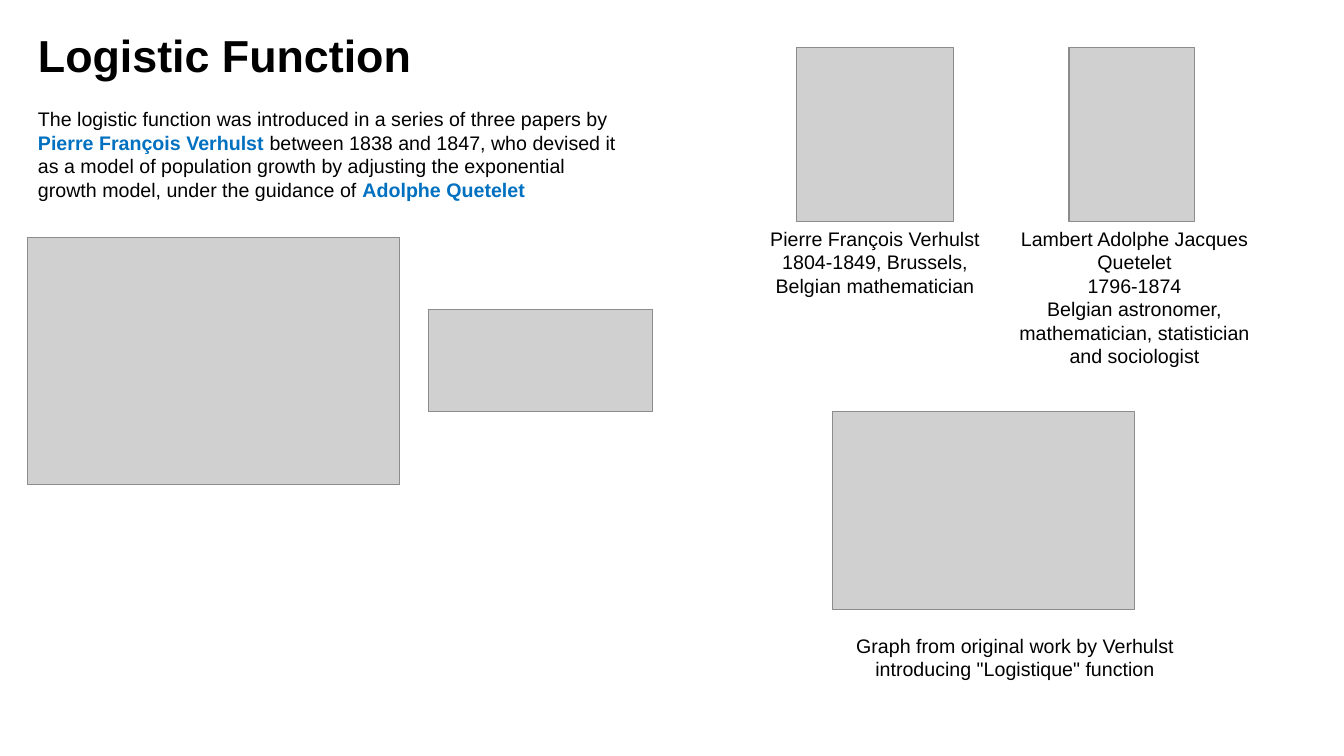
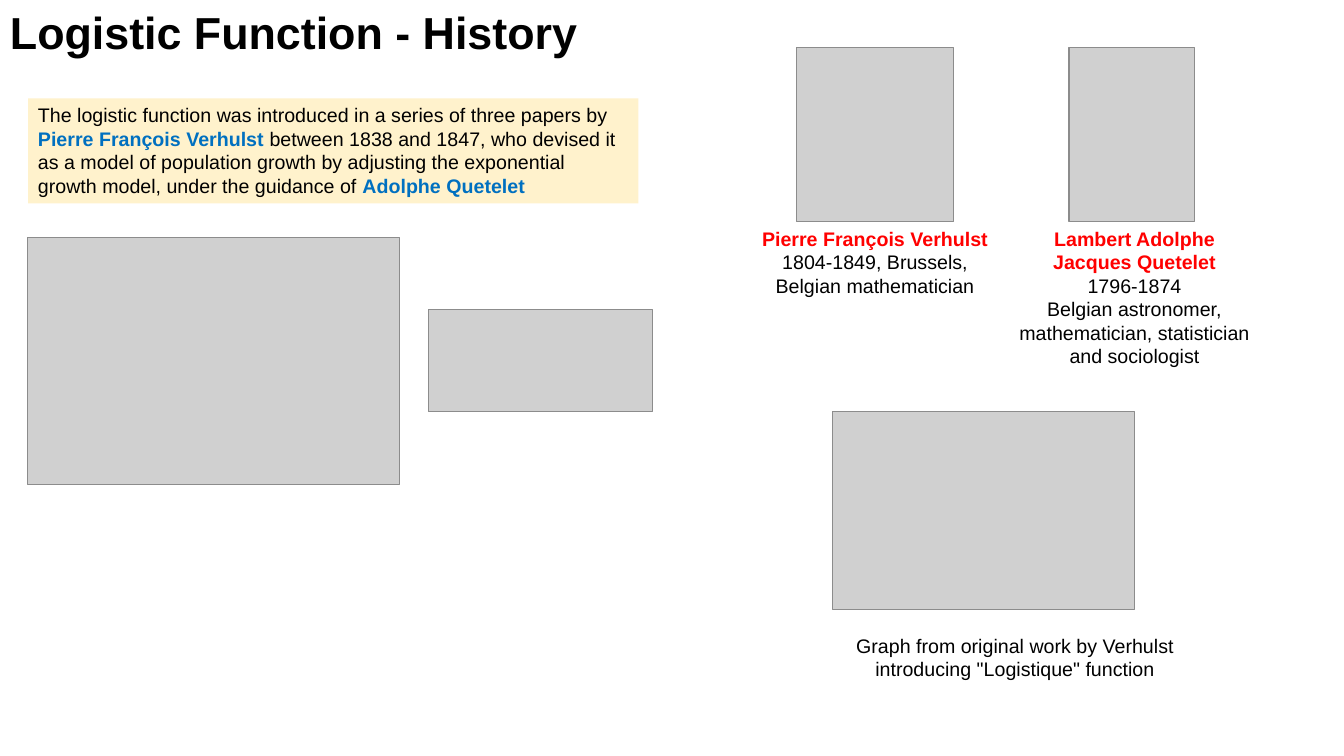
Before and after one commit to lselector/statistics, a slide deck: slide 6 of statistics_06_logistic_regression.pptx (slide 2 before the commit). Drawn at 1344x756 pixels with LibreOffice and Linux fonts; fonts in the diff are those of the drawing; grey boxes stand for pictures. Boxes give left, top, right and bottom in pixels: in the first picture for what was removed or moved away, otherwise in the second. Text is boxed around its words. In the diff, an @@ line names an element or a change of style, - is before the commit and + after.

```diff
--- a/statistics_06_logistic_regression.pptx
+++ b/statistics_06_logistic_regression.pptx
@@ text at <box>10,16,577,58</box>: text changed @@
-Logistic Function
+Logistic Function - History
@@ rectangle "The logistic function was introduced ...": place and size @@
-rectangle "The logistic function was introduced ..." at <box>38,111,616,201</box>
+rectangle "The logistic function was introduced ..." at <box>28,99,639,204</box>
@@ rectangle "The logistic function was introduced ..." at <box>28,99,639,204</box>: fill none to #FFF2CC @@
@@ text at <box>762,231,987,250</box>: text colour #000000 to #FF0000, bold on in "Pierre François Verhulst" @@
@@ text at <box>1053,231,1215,273</box>: text colour #000000 to #FF0000, bold on in "Lambert Adolphe Jacques Quetelet" @@
```
Also in this commit, not shown: 7 other slides changed, 1 slide added.
